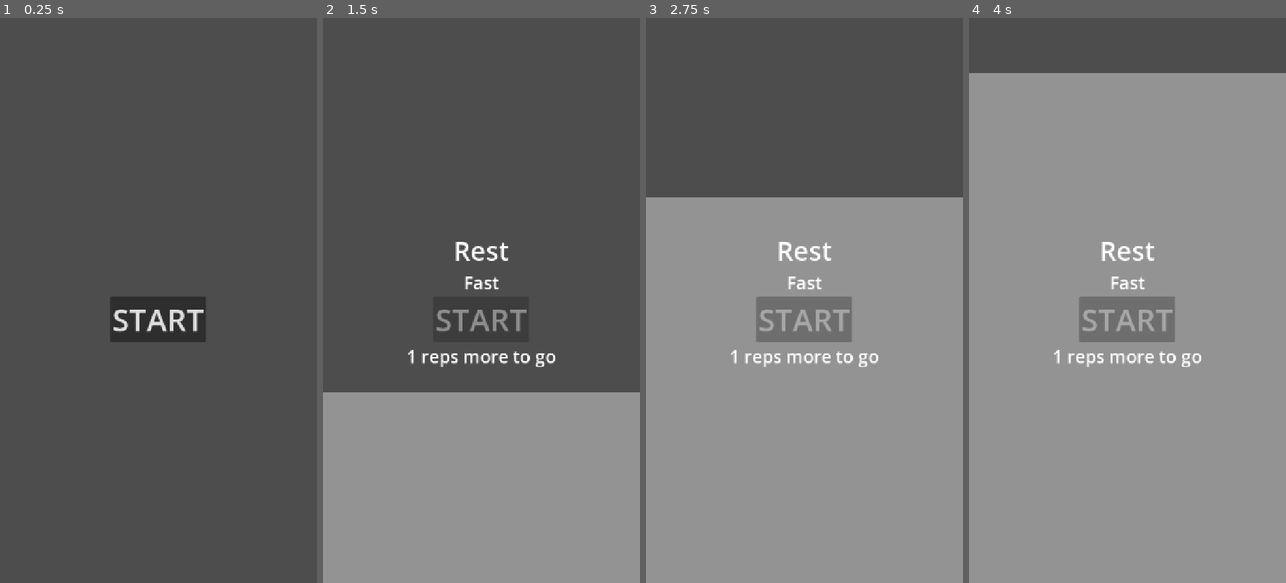
Above: before the commit, frames 1-4 (left to right).
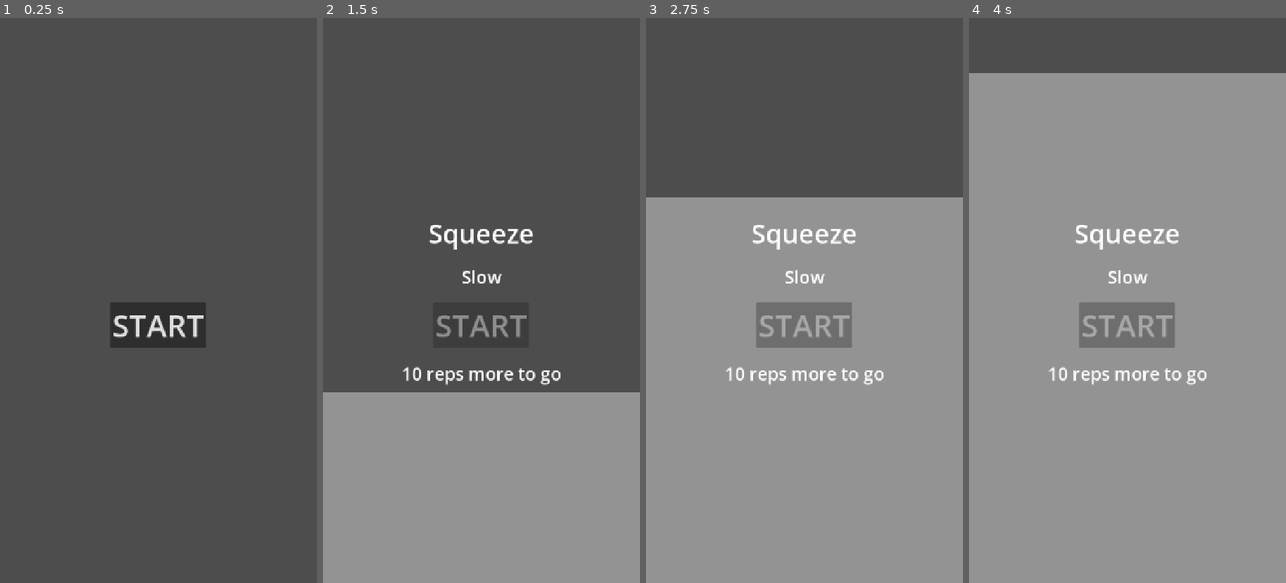
Above: after the commit, the same moments.

Repository: francocurotto/Kegels
Game: Godot game, scene res://app.tscn
The game is run twice, just before and just after one commit, with the same random seed, the same clock (stepped at 60 frames per second) and the same inputs.
Inputs:
- Up to frame 1 (0.25 s): no input
- Up to frame 2 (1.5 s): click "START" at 0.5 s
- Up to frame 3 (2.75 s): no input
- Up to frame 4 (4 s): no input

The runs differ from the first frame. In frame 1, 1.2% of the frame differs, in the area x 34-65%, y 49-59%; in frame 2, 2.6%; in frame 3, 2.9%, in the area x 25-75%, y 36-65%; in frame 4, 2.9%.

Commit message:
finish kegel animation

Diff:
--- a/app.gd
+++ b/app.gd
@@ -6,27 +6,28 @@
 var t_reps_slow = 5.0
 var t_reps_fast = 1.0
 
-# variables
-
-
 func _on_start_button_pressed() -> void:
+	%StartButton.disabled = true
 	var tween = create_tween()
 	tween.set_ease(Tween.EASE_OUT)
 	tween.set_trans(Tween.TRANS_QUAD)
-	%StartButton.disabled = true
 	for i in n_reps_slow:
-		kegel_animation(tween, "Slow", n_reps_slow-i, t_reps_slow)
+		kegel_animation(tween, "Slow", i, n_reps_slow, t_reps_slow)
 	for i in n_reps_fast:
-		kegel_animation(tween, "Fast", n_reps_fast-i, t_reps_fast)
+		kegel_animation(tween, "Fast", i, n_reps_fast, t_reps_fast)
 	await tween.finished
+	%Instruction.text = ""
+	%Speed.text = ""
+	%Counter.text = ""
 	%StartButton.disabled = false
 
-func kegel_animation(tween, speed, count, time):
-	%InstructionText.text = "Squeeze"
-	%SpeedText.text = speed
-	%CounterText.text = "%d reps more to go" % count
+func kegel_animation(tween, speed, count, n_reps, time):
+	var count_text = "%d reps more to go" % (n_reps - count)
+	tween.tween_callback(%Instruction.set_text.bind("Squeeze")).set_delay(0)
+	tween.tween_callback(%Speed.set_text.bind(speed)).set_delay(0)
+	tween.tween_callback(%Counter.set_text.bind(count_text)).set_delay(0)
 	tween.tween_property($RectEffect, "size:y", 1280, time)
 	tween.parallel().tween_property($RectEffect, "position:y", 0, time)
-	%InstructionText.text = "Rest"
+	tween.tween_callback(%Instruction.set_text.bind("Rest")).set_delay(0)
 	tween.tween_property($RectEffect, "size:y", 0, time)
 	tween.parallel().tween_property($RectEffect, "position:y", 1280, time)
--- a/app.tscn
+++ b/app.tscn
@@ -28,15 +28,16 @@
 anchor_bottom = 1.0
 grow_horizontal = 2
 grow_vertical = 2
+theme_override_constants/separation = 30
 alignment = 1
 
-[node name="InstructionText" type="Label" parent="GUIs" unique_id=1651642209]
+[node name="Instruction" type="Label" parent="GUIs" unique_id=1651642209]
 unique_name_in_owner = true
 layout_mode = 2
 theme_override_font_sizes/font_size = 60
 horizontal_alignment = 1
 
-[node name="SpeedText" type="Label" parent="GUIs" unique_id=1023326868]
+[node name="Speed" type="Label" parent="GUIs" unique_id=1023326868]
 unique_name_in_owner = true
 layout_mode = 2
 theme_override_font_sizes/font_size = 40
@@ -49,7 +50,7 @@
 theme_override_font_sizes/font_size = 70
 text = "START"
 
-[node name="CounterText" type="Label" parent="GUIs" unique_id=1630807557]
+[node name="Counter" type="Label" parent="GUIs" unique_id=1630807557]
 unique_name_in_owner = true
 layout_mode = 2
 theme_override_font_sizes/font_size = 40
